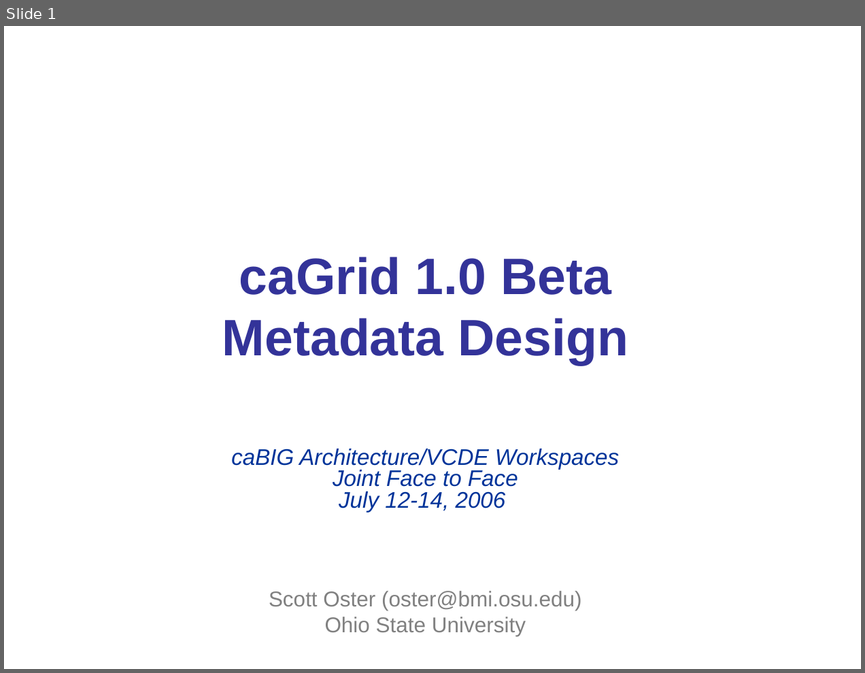
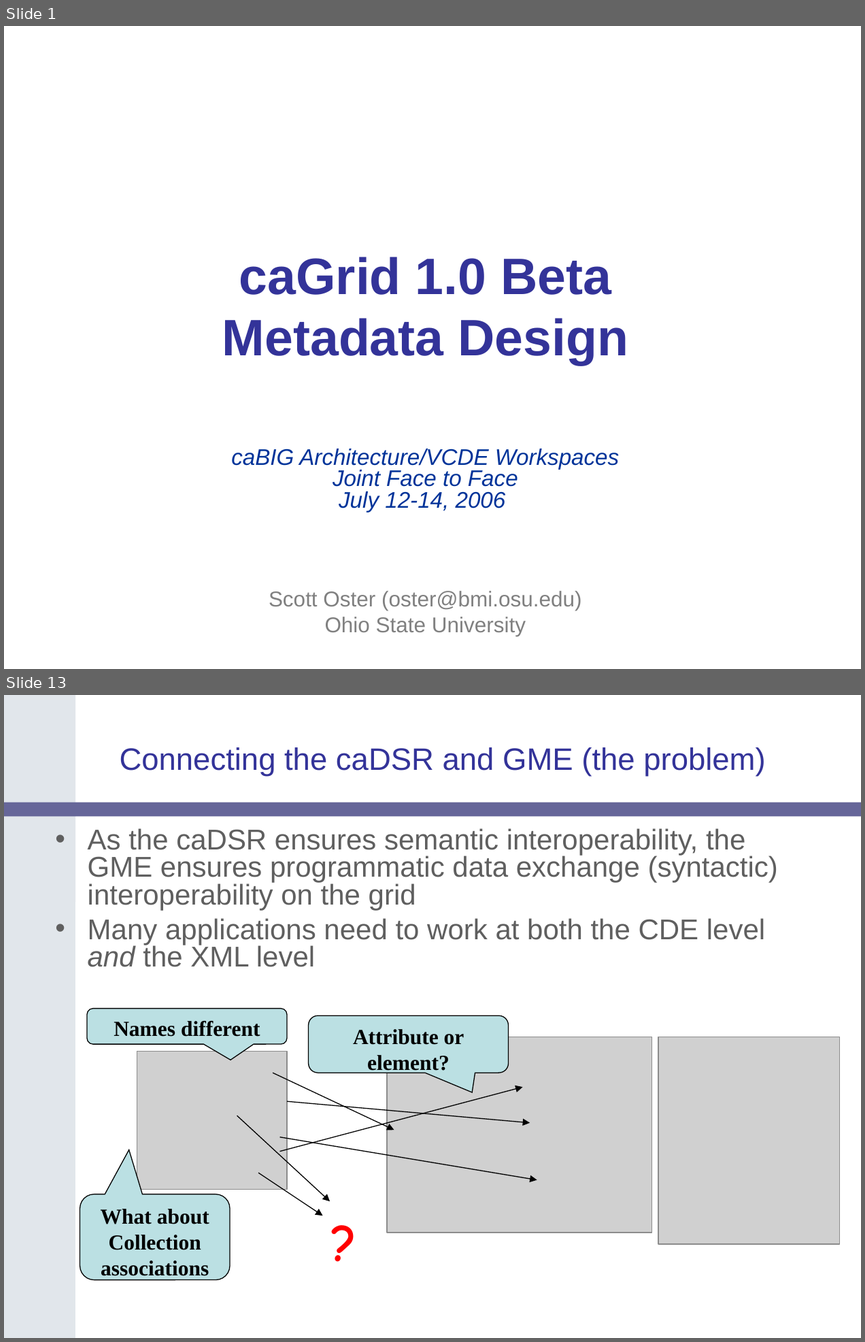
Before and after one commit to NCIP/cagrid-portal, a slide deck: cagrid-1-0/Documentation/presentations/200607_VCDE_ARCH/caGrid-1.0_Beta_Metadata.ppt. Shown one above the other, each under a label of ours: slide 1 before the commit, slides 1 and 13 after it; the slides between them are not shown. The pictures are 865x673 and 865x1342 pixels, drawn with LibreOffice and Linux fonts; fonts in the diff are those of the drawing; grey boxes stand for pictures; background and template pictures are left out. Boxes give left, top, right and bottom in pixels: in the first picture for what was removed or moved away, otherwise in the second. Text is boxed around its words. In the diff, an @@ line names an element or a change of style, - is before the commit and + after.

Commit message:
just need to add introduce/cadsr details

```diff
--- a/cagrid-1-0/Documentation/presentations/200607_VCDE_ARCH/caGrid-1.0_Beta_Metadata.ppt
+++ b/cagrid-1-0/Documentation/presentations/200607_VCDE_ARCH/caGrid-1.0_Beta_Metadata.ppt
@@ slide 13 added at bbox=[4, 695, 861, 1338], background #FFFFFF @@
@@ freeform shape added at bbox=[4, 695, 75, 1338], fill #E1E6EB @@
@@ title added at bbox=[120, 747, 765, 776], 26 pt, text #333399 @@
+Connecting the caDSR and GME (the problem)
@@ rounded rectangle added at bbox=[4, 802, 861, 817], fill #666699 @@
@@ text added at bbox=[88, 828, 778, 967], 24 pt, text #5F5F5F @@
+• As the caDSR ensures semantic interoperability, the GME ensures programmatic data exchange (syntactic) interoperability on the grid
+• Many applications need to work at both the CDE level and the XML level
@@ rounded speech box added at bbox=[87, 1008, 287, 1045], fill #BBE0E3, outline #000000 0.74 pt, 18 pt, text #000000, bold @@
+Names different
@@ rounded speech box added at bbox=[308, 1015, 508, 1073], fill #BBE0E3, outline #000000 0.74 pt, 18 pt, text #000000, bold @@
+Attribute or element?
@@ picture added at bbox=[387, 1037, 652, 1232] @@
@@ picture added at bbox=[659, 1037, 839, 1244] @@
@@ picture added at bbox=[137, 1051, 287, 1189] @@
@@ arrow added from (273, 1073) to (394, 1130), #000000 0.74 pt @@
@@ arrow added from (280, 1151) to (522, 1087), #000000 0.74 pt @@
@@ arrow added from (287, 1101) to (530, 1123), #000000 0.74 pt @@
@@ arrow added from (237, 1116) to (330, 1202), #000000 0.74 pt @@
@@ arrow added from (280, 1137) to (537, 1180), #000000 0.74 pt @@
@@ arrow added from (258, 1172) to (323, 1215), #000000 0.74 pt @@
@@ rounded speech box added at bbox=[80, 1193, 230, 1279], fill #BBE0E3, outline #000000 0.74 pt, 18 pt, text #000000, bold @@
+What about Collection associations
@@ text added at bbox=[316, 1215, 373, 1265], 44 pt, text #FF0000, bold @@
+?
```
Also in this commit, not shown: 41 other slides added, 1 slide removed.
